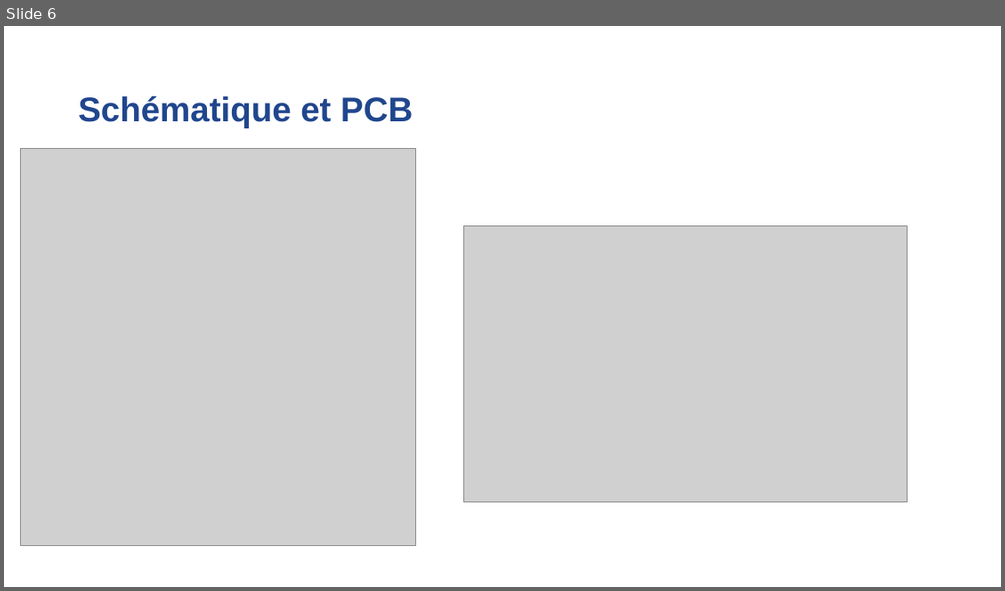
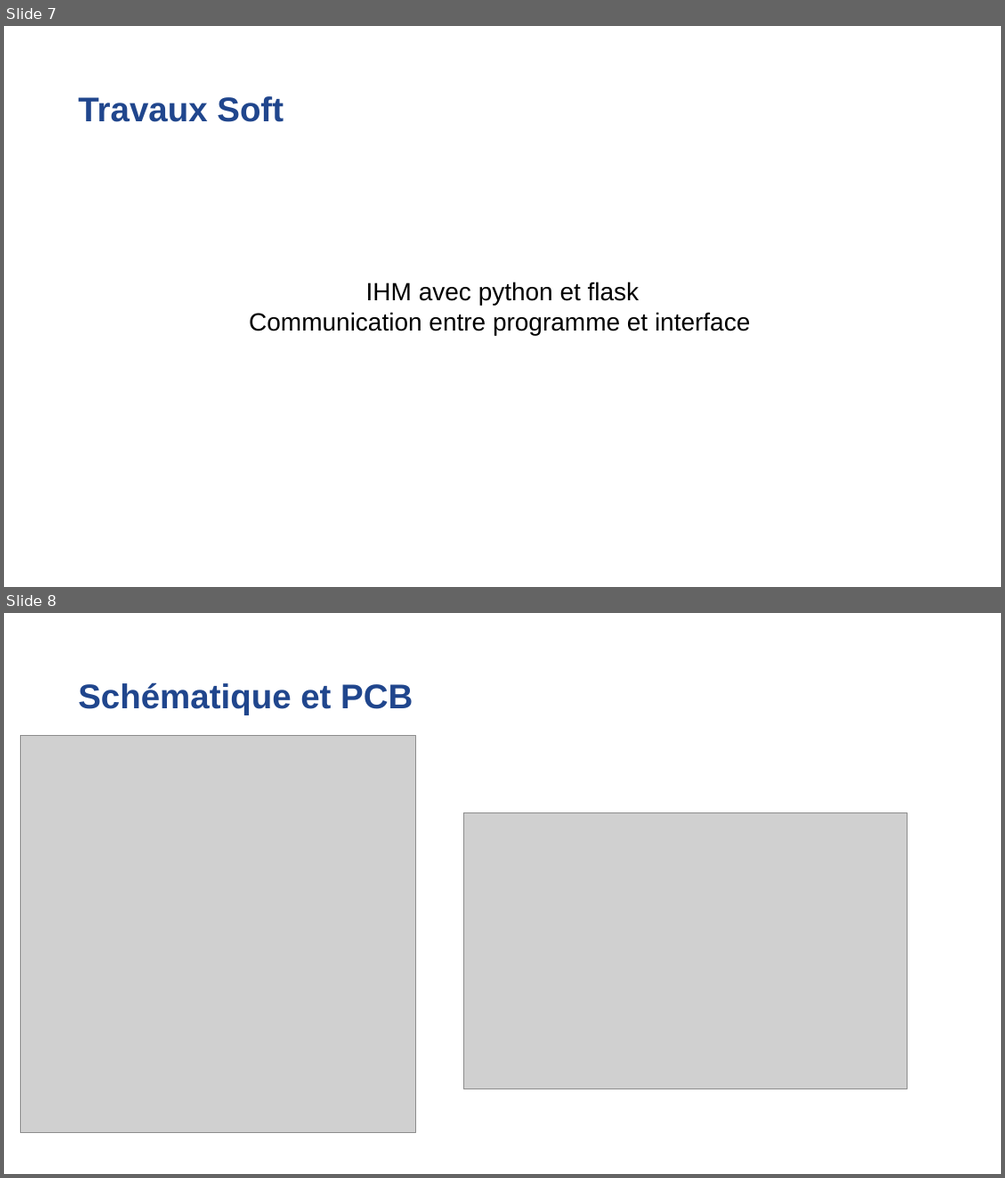
Before and after one commit to Laffargue-ElsysDesign/Robot_Surveillance_V3, a slide deck: GestionDeProjet/Reunions/Reunion 20_05_2022/Reunion_avancement20_05_22.pptx. Shown one above the other, each under a label of ours: slide 6 before the commit, slides 7 and 8 after it. The pictures are 1005x591 and 1005x1178 pixels, drawn with LibreOffice and Linux fonts; fonts in the diff are those of the drawing; grey boxes stand for pictures; background and template pictures are left out. Boxes give left, top, right and bottom in pixels: in the first picture for what was removed or moved away, otherwise in the second. Text is boxed around its words. In the diff, an @@ line names an element or a change of style, - is before the commit and + after.

```diff
--- a/GestionDeProjet/Reunions/Reunion 20_05_2022/Reunion_avancement20_05_22.pptx
+++ b/GestionDeProjet/Reunions/Reunion 20_05_2022/Reunion_avancement20_05_22.pptx
@@ slide 7 added at <box>4,26,1001,587</box>, background #FFFFFF @@
@@ title added at <box>78,96,283,122</box>, 33 pt, text #20468D, bold @@
+Travaux Soft
@@ text added at <box>249,281,750,335</box>, 24 pt, text #000000 @@
+IHM avec python et flask
+Communication entre programme et interface
@@ what was slide 6 is now slide 8 @@
```
Also in this commit, not shown: 1 slide changed, 1 other slide added.
